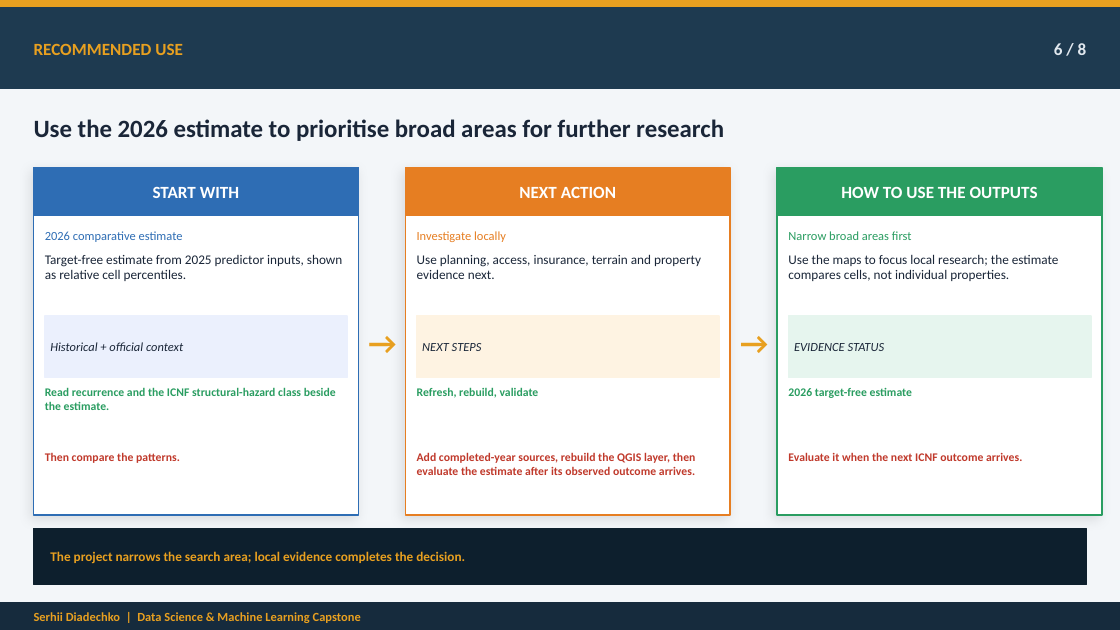
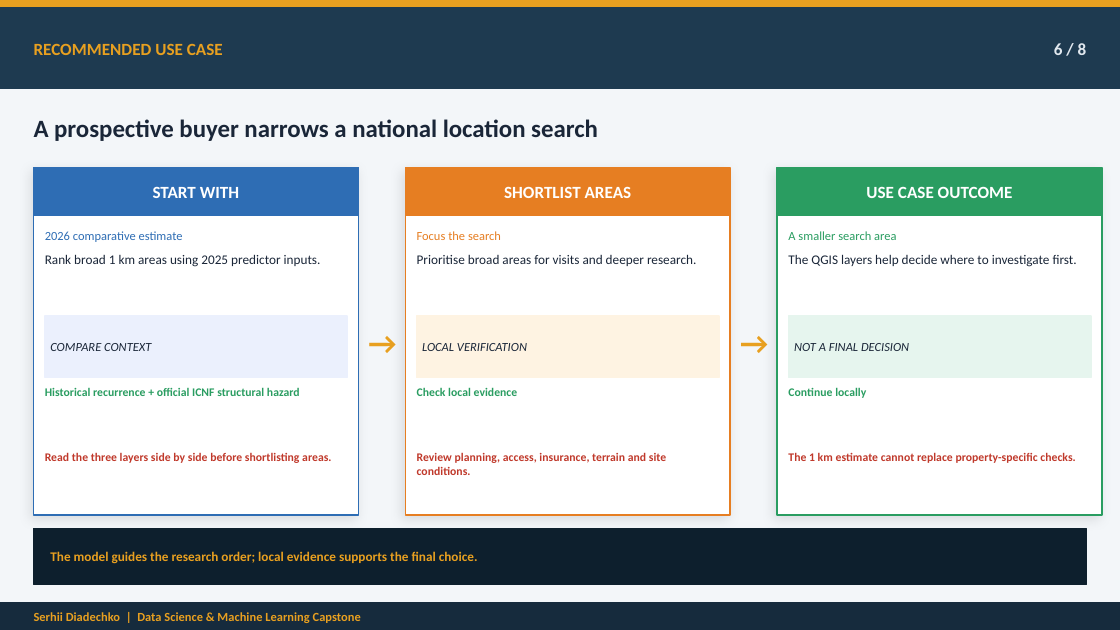
Before and after one commit to serhii-diadechko-git/wildfire_property_screening_portugal, a slide deck: slide 6 of reports/presentation/wildfire_exposure_screening_capstone_final.pptx. Drawn at 1120x630 pixels with LibreOffice and Linux fonts; fonts in the diff are those of the drawing. Boxes give left, top, right and bottom in pixels: in the first picture for what was removed or moved away, otherwise in the second. Text is boxed around its words. In the diff, an @@ line names an element or a change of style, - is before the commit and + after.

Commit message:
Slide 6 enhancements.

```diff
--- a/reports/presentation/wildfire_exposure_screening_capstone_final.pptx
+++ b/reports/presentation/wildfire_exposure_screening_capstone_final.pptx
@@ text at bbox=[34, 44, 223, 55]: text changed @@
-RECOMMENDED USE
+RECOMMENDED USE CASE
@@ text at bbox=[34, 119, 598, 141]: text changed @@
-Use the 2026 estimate to prioritise broad areas for further research
+A prospective buyer narrows a national location search
@@ text at bbox=[504, 186, 632, 198]: text changed @@
-NEXT ACTION
+SHORTLIST AREAS
@@ text at bbox=[866, 186, 1013, 198]: text changed @@
-HOW TO USE THE OUTPUTS
+USE CASE OUTCOME
@@ text at bbox=[417, 231, 501, 240]: text changed @@
-Investigate locally
+Focus the search
@@ text at bbox=[788, 231, 896, 240]: text changed @@
-Narrow broad areas first
+A smaller search area
@@ text at bbox=[45, 254, 321, 267]: text changed @@
-Target-free estimate from 2025 predictor inputs, shown as relative cell percentiles.
+Rank broad 1 km areas using 2025 predictor inputs.
@@ text at bbox=[417, 254, 696, 266]: text changed @@
-Use planning, access, insurance, terrain and property evidence next.
+Prioritise broad areas for visits and deeper research.
@@ text at bbox=[788, 254, 1077, 267]: text changed @@
-Use the maps to focus local research; the estimate compares cells, not individual properties.
+The QGIS layers help decide where to investigate first.
@@ text at bbox=[50, 343, 151, 351]: text changed @@
-Historical + official context
+COMPARE CONTEXT
@@ text at bbox=[422, 343, 527, 351]: text changed @@
-NEXT STEPS
+LOCAL VERIFICATION
@@ text at bbox=[794, 343, 909, 351]: text changed @@
-EVIDENCE STATUS
+NOT A FINAL DECISION
@@ text at bbox=[45, 387, 300, 396]: text changed @@
-Read recurrence and the ICNF structural-hazard class beside the estimate.
+Historical recurrence + official ICNF structural hazard
@@ text at bbox=[417, 387, 518, 396]: text changed @@
-Refresh, rebuild, validate
+Check local evidence
@@ text at bbox=[788, 387, 866, 398]: text changed @@
-2026 target-free estimate
+Continue locally
@@ text at bbox=[45, 452, 331, 463]: text changed @@
-Then compare the patterns.
+Read the three layers side by side before shortlisting areas.
@@ text at bbox=[417, 452, 666, 475]: text changed @@
-Add completed-year sources, rebuild the QGIS layer, then evaluate the estimate after its observed outcome arrives.
+Review planning, access, insurance, terrain and site conditions.
@@ text at bbox=[788, 452, 1075, 463]: text changed @@
-Evaluate it when the next ICNF outcome arrives.
+The 1 km estimate cannot replace property-specific checks.
@@ text at bbox=[50, 551, 478, 564]: text changed @@
-The project narrows the search area; local evidence completes the decision.
+The model guides the research order; local evidence supports the final choice.
```
